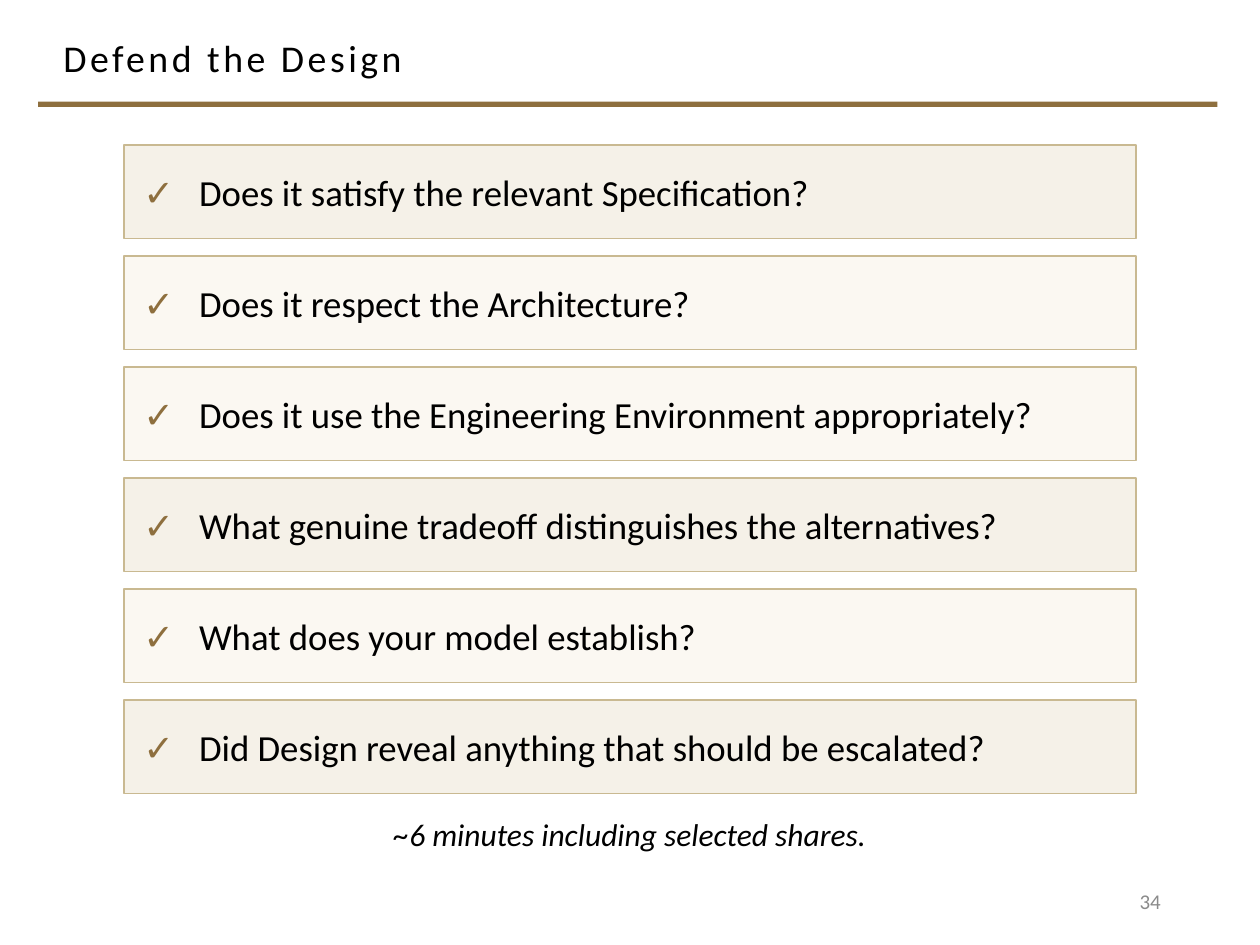
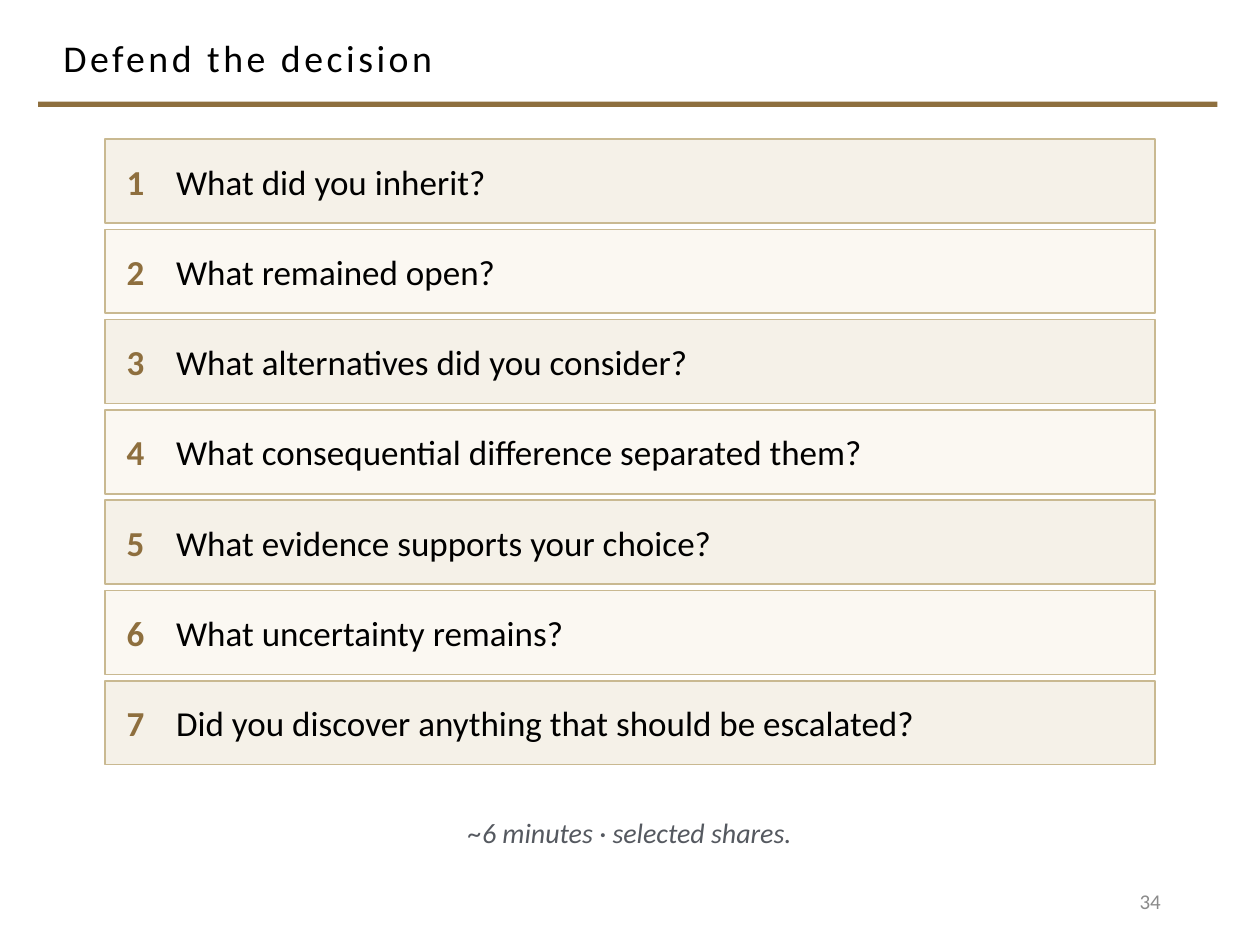
Before and after one commit to davisjam/model-based-agentic-software-engineering, a slide deck: slide 34 of course/lectures/act-1-foundations/07-design/1-7-Design.pptx. Drawn at 1260x945 pixels with LibreOffice and Linux fonts; fonts in the diff are those of the drawing; background and template pictures are left out. Boxes give left, top, right and bottom in pixels: in the first picture for what was removed or moved away, otherwise in the second. Text is boxed around its words. In the diff, an @@ line names an element or a change of style, - is before the commit and + after.

Commit message:
course(design): targeted typography + TPS/MAGE-motif polish of the Software Design deck

```diff
--- a/course/lectures/act-1-foundations/07-design/1-7-Design.pptx
+++ b/course/lectures/act-1-foundations/07-design/1-7-Design.pptx
@@ title at (x1=63, y1=45, x2=432, y2=73): text changed @@
-Defend the Design
+Defend the decision
@@ rectangle "1 What did you inherit?" resized from (x1=123, y1=145, x2=1135, y2=238) to (x1=105, y1=139, x2=1155, y2=223) @@
@@ text in rectangle at (x1=127, y1=170, x2=485, y2=201): text changed; size 21 to 20 pt @@
-✓ Does it satisfy the relevant Specification?
+1 What did you inherit?
@@ rectangle "2 What remained open?" resized from (x1=123, y1=256, x2=1135, y2=349) to (x1=105, y1=229, x2=1155, y2=314) @@
@@ text in rectangle at (x1=127, y1=260, x2=495, y2=291): text changed; size 21 to 20 pt @@
-✓ Does it respect the Architecture?
+2 What remained open?
@@ rectangle "3 What alternatives did you ..." at (x1=105, y1=320, x2=1155, y2=404): fill #FBF8F2 to #F5F1E8 @@
@@ rectangle "3 What alternatives did you ..." resized from (x1=123, y1=367, x2=1135, y2=460) to (x1=105, y1=320, x2=1155, y2=404) @@
@@ text in rectangle at (x1=127, y1=350, x2=687, y2=381): text changed; size 21 to 20 pt @@
-✓ Does it use the Engineering Environment appropriately?
+3 What alternatives did you consider?
@@ rectangle "4 What consequential difference separated ..." resized from (x1=123, y1=478, x2=1135, y2=571) to (x1=105, y1=410, x2=1155, y2=494) @@
@@ rectangle "4 What consequential difference separated ..." at (x1=105, y1=410, x2=1155, y2=494): fill #F5F1E8 to #FBF8F2 @@
@@ text in rectangle at (x1=127, y1=440, x2=862, y2=471): text changed; size 21 to 20 pt @@
-✓ What genuine tradeoff distinguishes the alternatives?
+4 What consequential difference separated them?
@@ rectangle "5 What evidence supports your ..." resized from (x1=123, y1=590, x2=1135, y2=683) to (x1=105, y1=500, x2=1155, y2=585) @@
@@ rectangle "5 What evidence supports your ..." at (x1=105, y1=500, x2=1155, y2=585): fill #FBF8F2 to #F5F1E8 @@
@@ text in rectangle at (x1=127, y1=531, x2=711, y2=562): text changed; size 21 to 20 pt @@
-✓ What does your model establish?
+5 What evidence supports your choice?
@@ rectangle added at (x1=105, y1=591, x2=1155, y2=675), fill #FBF8F2, outline #C9B991 1 pt, 20 pt, text #000000 @@
+6 What uncertainty remains?
@@ rectangle "7 Did you discover anything ..." resized from (x1=123, y1=701, x2=1135, y2=794) to (x1=105, y1=680, x2=1155, y2=765) @@
@@ text in rectangle at (x1=127, y1=711, x2=913, y2=742): text changed; size 21 to 20 pt @@
-✓ Did Design reveal anything that should be escalated?
+7 Did you discover anything that should be escalated?
@@ text at (x1=468, y1=823, x2=791, y2=843): text changed; size 18 to 16 pt; text colour #000000 to #555960 @@
-~6 minutes including selected shares.
+~6 minutes · selected shares.
```
Also in this commit, not shown: 10 other slides changed, 1 other file.
